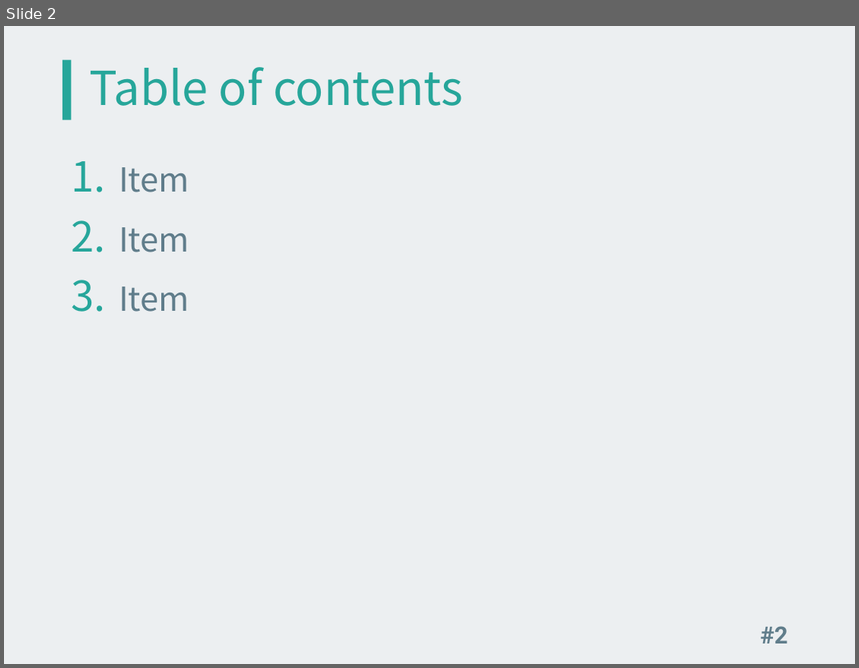
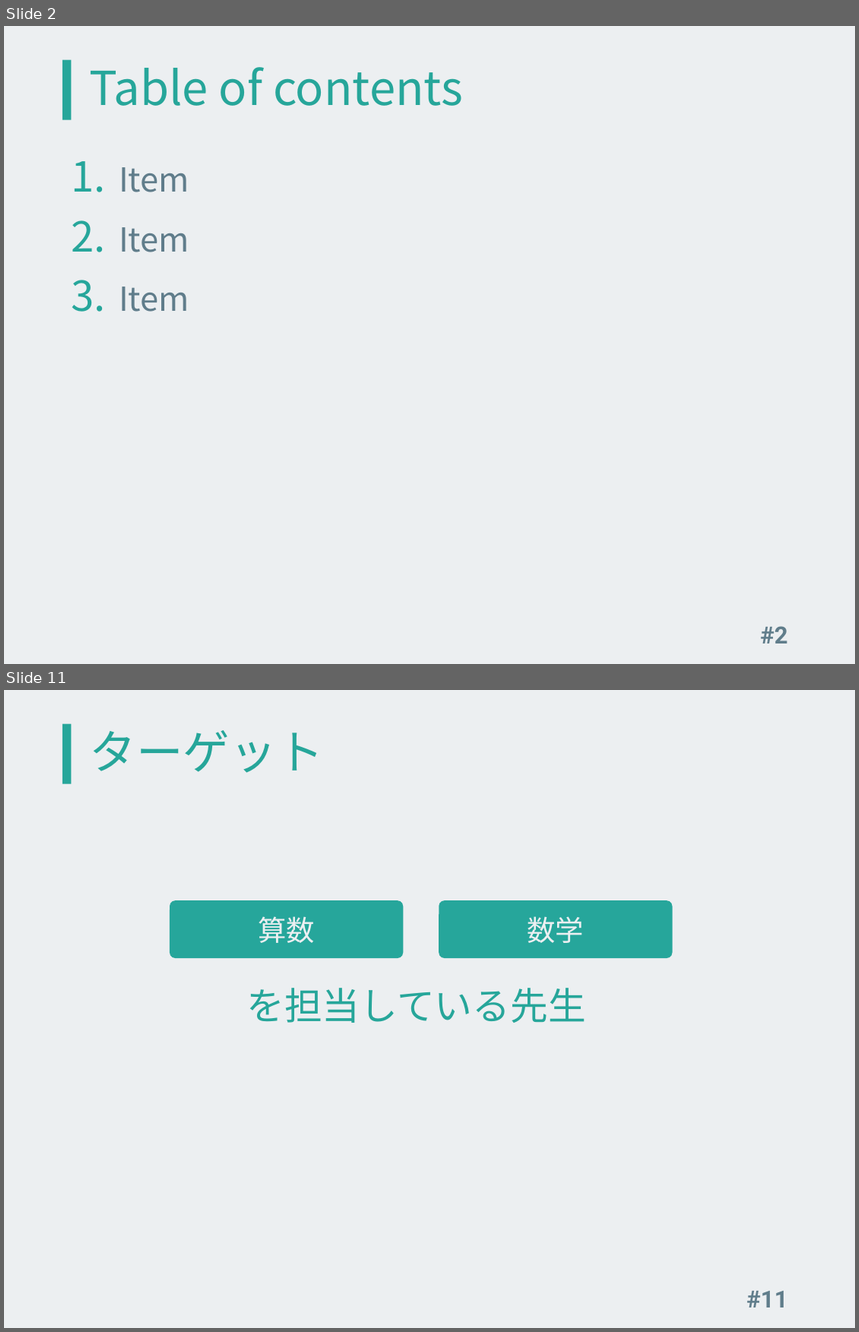
Before and after one commit to kinc-shinshu/smat-presentation, a slide deck: slide.pptx. Shown one above the other, each under a label of ours: slide 2 before the commit, slides 2 and 11 after it; the slides between them are not shown. The pictures are 859x668 and 859x1332 pixels, drawn with LibreOffice and Linux fonts; fonts in the diff are those of the drawing. Boxes give left, top, right and bottom in pixels: in the first picture for what was removed or moved away, otherwise in the second. Text is boxed around its words. In the diff, an @@ line names an element or a change of style, - is before the commit and + after.

```diff
--- a/slide.pptx
+++ b/slide.pptx
@@ slide 11 added at <box>4,690,855,1328</box>, background #ECEFF1; not listed: 1 template element that a slide beside it also shows @@
@@ title added at <box>90,730,324,773</box>, 39.6 pt, text #26A69A @@
+ターゲット
@@ rounded rectangle added at <box>170,901,403,958</box>, fill #26A69B, 24 pt, text #ECEFF1 @@
+算数
@@ rounded rectangle added at <box>439,901,672,958</box>, fill #26A69B, 24 pt, text #ECEFF1 @@
+数学
@@ text added at <box>246,988,586,1023</box>, 32 pt, text #26A69A @@
+を担当している先生
@@ page number added at <box>747,1291,788,1308</box>, 20 pt, text #607D8B, bold @@
+#11
```
Also in this commit, not shown: 10 other slides added, 2 slides removed.
